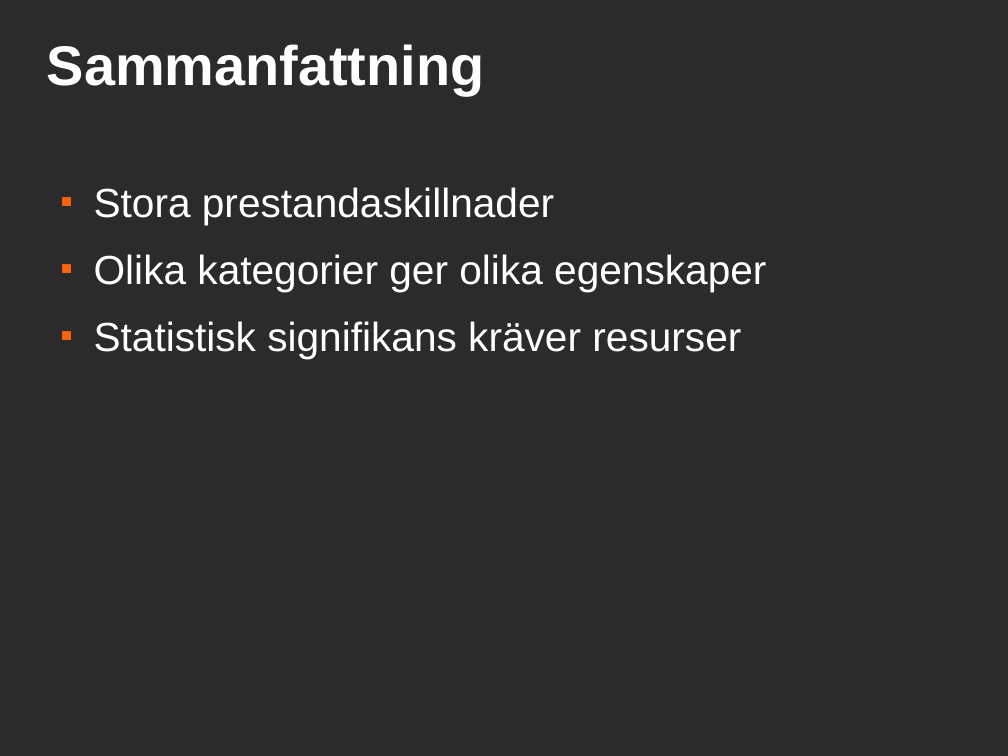
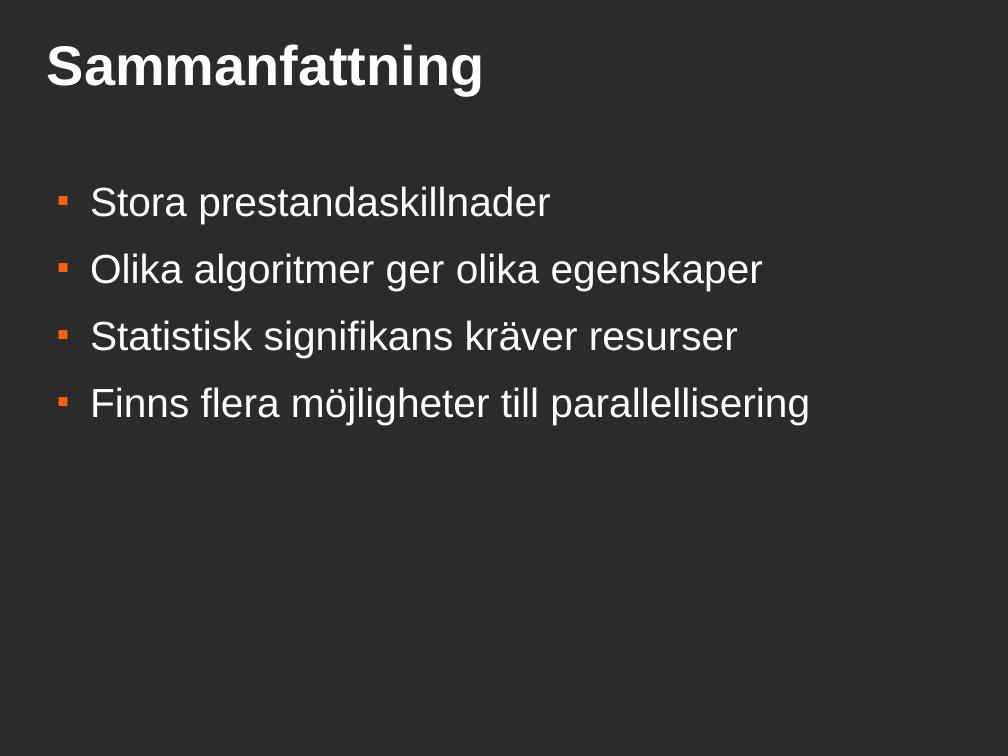
Before and after one commit to davnils/kex-sudoku, a slide deck: slide 12 of report/presentation.odp. Drawn at 1008x756 pixels with LibreOffice and Linux fonts; fonts in the diff are those of the drawing; background and template pictures are left out; a plain dark background stands for a picture behind light text. Boxes give left, top, right and bottom in pixels: in the first picture for what was removed or moved away, otherwise in the second. Text is boxed around its words. In the diff, an @@ line names an element or a change of style, - is before the commit and + after.

```diff
--- a/report/presentation.odp
+++ b/report/presentation.odp
@@ text at bbox=[90, 253, 763, 291]: text changed @@
-■ Olika kategorier ger olika egenskaper
+■ Olika algoritmer ger olika egenskaper
@@ text at bbox=[90, 387, 810, 424]: paragraph added @@
+■ Finns flera möjligheter till parallellisering
```
Also in this commit, not shown: 2 other slides changed, 1 other file.
